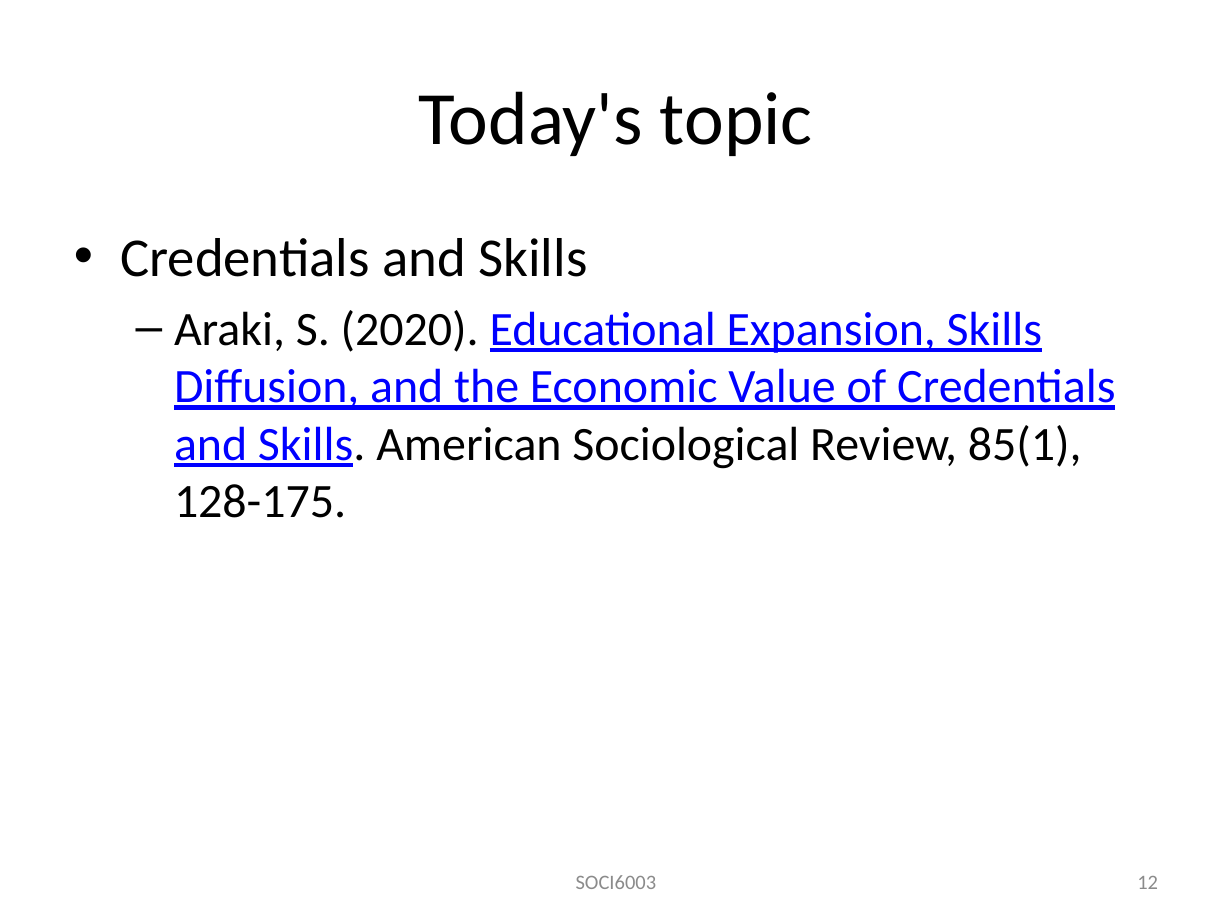
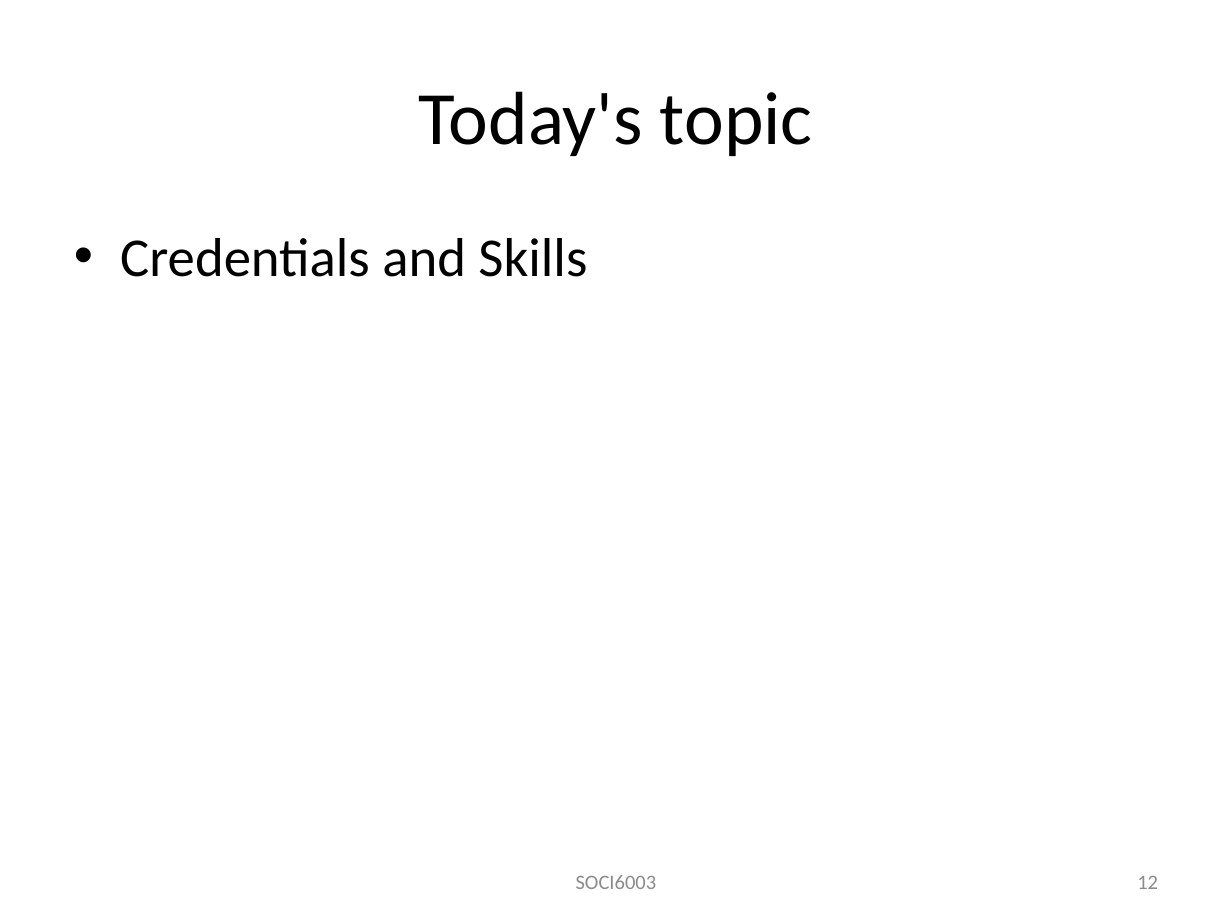
Before and after one commit to wanyingling/SOCI2010-Education-and-Society, a slide deck: slide 12 of SOCI2010 Tutorial 2.pptx. Drawn at 1232x924 pixels with LibreOffice and Linux fonts; fonts in the diff are those of the drawing. Boxes give left, top, right and bottom in pixels: in the first picture for what was removed or moved away, otherwise in the second. Text is boxed around its words. In the diff, an @@ line names an element or a change of style, - is before the commit and + after.

```diff
--- a/SOCI2010 Tutorial 2.pptx
+++ b/SOCI2010 Tutorial 2.pptx
@@ text at box(174, 310, 1115, 518): paragraph removed @@
-  – Araki, S. (2020). Educational Expansion, Skills Diffusion, and the Economic Value of Credentials and Skills. American Sociological Review, 85(1), 128-175.
```
Also in this commit, not shown: 8 other files.
